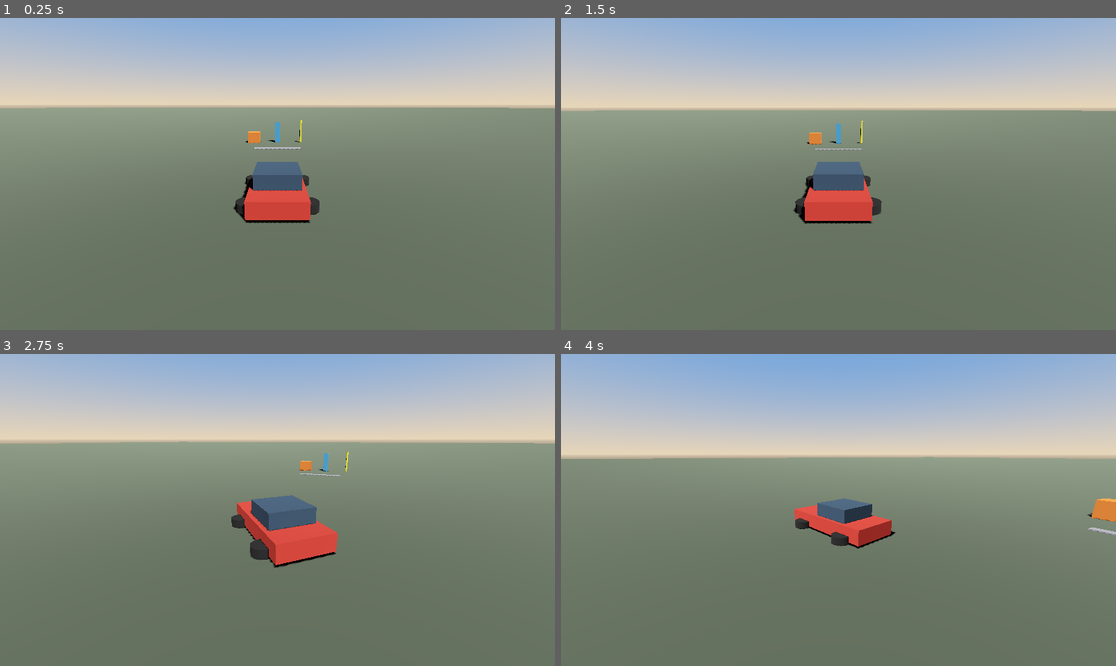
Above: before the commit, frames 1-4 (two rows, left to right).
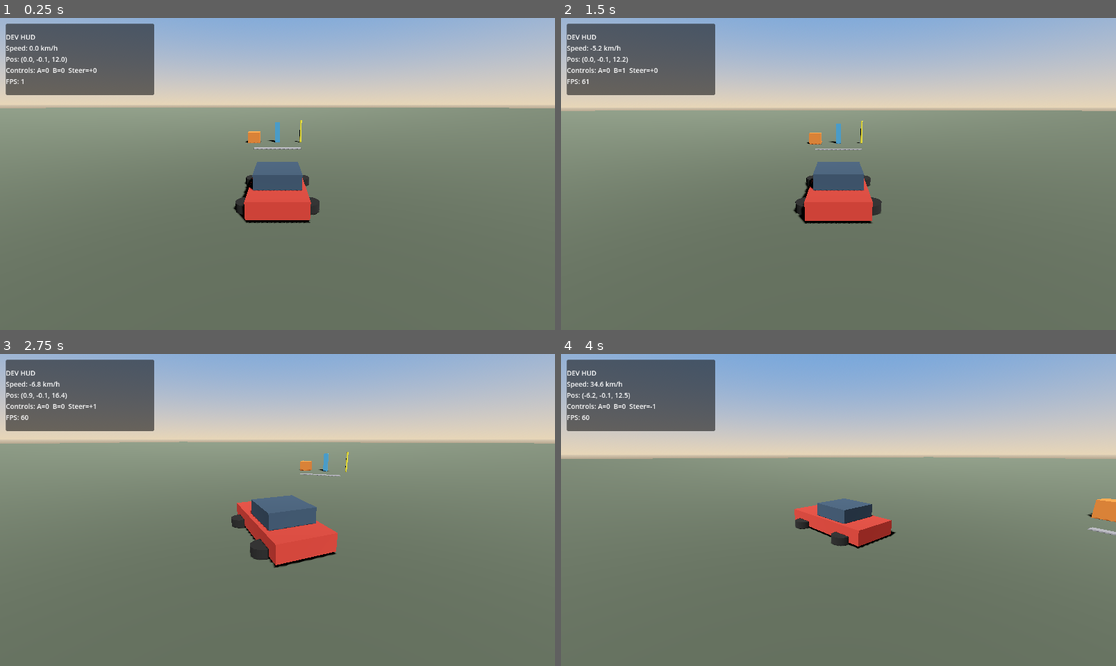
Above: after the commit, the same moments.

Repository: jacquesmoraes/moon-road
Game: Godot game, scene res://scenes/test/DrivingSandbox.tscn
Same seed, same stepped clock (60 frames per second), same inputs: the game is played once before the commit and once after it.
Inputs:
- Up to frame 1 (0.25 s): no input
- Up to frame 2 (1.5 s): tap Enter at 0.5 s; hold D (vehicle_right) 0.53-1.28 s; tap Space at 1.25 s; hold S (vehicle_brake) from 1.28 s (still down)
- Up to frame 3 (2.75 s): release S (vehicle_brake) at 2.03 s; hold D (vehicle_right) from 2.03 s (still down)
- Up to frame 4 (4 s): release D (vehicle_right) at 2.78 s; hold W (vehicle_accelerate) 2.78-3.53 s; hold A (vehicle_left) from 3.53 s (still down)

The runs differ from the first frame. In frame 1, 6.1% of the frame differs, in the area x 1-28%, y 1-25%; in frame 2, 6.1%; in frame 3, 6.1%; in frame 4, 6.1%.

Commit message:
feat: add basic driving debug HUD
Co-authored-by: jacquesbarrosmoraes <jacquesbarrosmoraes@gmail.com>

Diff:
--- a/scenes/test/DrivingSandbox.tscn
+++ b/scenes/test/DrivingSandbox.tscn
@@ -1,6 +1,7 @@
-[gd_scene load_steps=15 format=3 uid="uid://bterra_drive_sandbox"]
+[gd_scene load_steps=16 format=3 uid="uid://bterra_drive_sandbox"]
 
 [ext_resource type="PackedScene" uid="uid://bterra_player_vehicle" path="res://scenes/vehicles/PlayerVehicle.tscn" id="1_vehicle"]
+[ext_resource type="PackedScene" uid="uid://bterra_driving_debug_hud" path="res://scenes/ui/DrivingDebugHUD.tscn" id="2_hud"]
 
 [sub_resource type="ProceduralSkyMaterial" id="ProceduralSkyMaterial_sky"]
 sky_top_color = Color(0.28, 0.48, 0.78, 1)
@@ -101,3 +102,6 @@
 
 [node name="PlayerVehicle" parent="." instance=ExtResource("1_vehicle")]
 transform = Transform3D(1, 0, 0, 0, 1, 0, 0, 0, 1, 0, 0.2, 12)
+
+[node name="DrivingDebugHUD" parent="." instance=ExtResource("2_hud")]
+vehicle_path = NodePath("../PlayerVehicle")
--- /dev/null
+++ b/scenes/ui/DrivingDebugHUD.tscn
@@ -0,0 +1,26 @@
+[gd_scene load_steps=2 format=3 uid="uid://bterra_driving_debug_hud"]
+
+[ext_resource type="Script" path="res://scripts/ui/driving_debug_hud.gd" id="1_script"]
+
+[node name="DrivingDebugHUD" type="CanvasLayer"]
+layer = 100
+script = ExtResource("1_script")
+vehicle_path = NodePath("../PlayerVehicle")
+show_fps = true
+
+[node name="Margin" type="MarginContainer" parent="."]
+anchors_preset = 0
+offset_left = 12.0
+offset_top = 12.0
+offset_right = 320.0
+offset_bottom = 160.0
+theme_override_constants/margin_left = 0
+theme_override_constants/margin_top = 0
+
+[node name="Panel" type="PanelContainer" parent="Margin"]
+layout_mode = 2
+
+[node name="Label" type="Label" parent="Margin/Panel"]
+layout_mode = 2
+theme_override_font_sizes/font_size = 14
+text = "DEV HUD"
--- a/scripts/test/drive_smoke.gd
+++ b/scripts/test/drive_smoke.gd
@@ -16,6 +16,8 @@
 var _max_abs_speed: float = 0.0
 var _samples: int = 0
 var _camera_follow_ok: bool = false
+var _saw_speed_kmh: bool = false
+var _max_speed_kmh: float = 0.0
 
 
 func _initialize() -> void:
@@ -84,6 +86,13 @@
 	if _vehicle.has_method("get_signed_speed"):
 		speed = float(_vehicle.call("get_signed_speed"))
 	_max_abs_speed = maxf(_max_abs_speed, absf(speed))
+
+	if _vehicle.has_method("get_speed_kmh"):
+		var kmh := absf(float(_vehicle.call("get_speed_kmh")))
+		_max_speed_kmh = maxf(_max_speed_kmh, kmh)
+		# 10 m/s ~= 36 km/h; require meaningful reading while accelerating.
+		if kmh > 5.0:
+			_saw_speed_kmh = true
 
 	if not _vehicle.global_position.is_finite() or not _vehicle.velocity.is_finite() or not is_finite(speed):
 		push_error("drive_smoke: unstable at t=%.2f pos=%s vel=%s speed=%s" % [_elapsed, _vehicle.global_position, _vehicle.velocity, speed])
@@ -157,9 +166,26 @@
 		quit(1)
 		return
 
+	if not _saw_speed_kmh:
+		push_error("drive_smoke: get_speed_kmh never rose above 5 (max=%.2f)" % _max_speed_kmh)
+		quit(1)
+		return
+
+	var hud := root.find_child("DrivingDebugHUD", true, false)
+	if hud == null:
+		push_error("drive_smoke: DrivingDebugHUD not found")
+		quit(1)
+		return
+
+	var hud_label := hud.find_child("Label", true, false) as Label
+	if hud_label == null or not ("km/h" in hud_label.text):
+		push_error("drive_smoke: HUD label missing km/h text (got: %s)" % (hud_label.text if hud_label else "<null>"))
+		quit(1)
+		return
+
 	var cam_pos := _camera_rig.global_position if _camera_rig else Vector3.ZERO
 	print(
-		"drive_smoke: OK elapsed=%.1fs samples=%d pos=%s max_abs_speed=%.2f cam=%s"
-		% [_elapsed, _samples, origin, _max_abs_speed, cam_pos]
+		"drive_smoke: OK elapsed=%.1fs samples=%d pos=%s max_abs_speed=%.2f max_kmh=%.1f cam=%s"
+		% [_elapsed, _samples, origin, _max_abs_speed, _max_speed_kmh, cam_pos]
 	)
 	quit(0)
--- /dev/null
+++ b/scripts/ui/driving_debug_hud.gd
@@ -0,0 +1,48 @@
+extends CanvasLayer
+## Development-only driving HUD. Reads vehicle public data; never controls the vehicle.
+
+@export var vehicle_path: NodePath = NodePath("../PlayerVehicle")
+@export var show_fps: bool = true
+
+@onready var _label: Label = $Margin/Panel/Label
+
+var _vehicle: Node3D
+
+
+func _ready() -> void:
+	_resolve_vehicle()
+
+
+func _process(_delta: float) -> void:
+	if _vehicle == null or not is_instance_valid(_vehicle):
+		_resolve_vehicle()
+		if _vehicle == null:
+			_label.text = "DrivingDebugHUD: no vehicle"
+			return
+
+	var speed_kmh := 0.0
+	if _vehicle.has_method("get_speed_kmh"):
+		speed_kmh = float(_vehicle.call("get_speed_kmh"))
+
+	var pos := _vehicle.global_position
+	var accel := Input.get_action_strength("vehicle_accelerate")
+	var brake := Input.get_action_strength("vehicle_brake")
+	var steer := Input.get_axis("vehicle_left", "vehicle_right")
+
+	var lines: PackedStringArray = [
+		"DEV HUD",
+		"Speed: %.1f km/h" % speed_kmh,
+		"Pos: (%.1f, %.1f, %.1f)" % [pos.x, pos.y, pos.z],
+		"Controls: A=%.0f  B=%.0f  Steer=%+.0f" % [accel, brake, steer],
+	]
+	if show_fps:
+		lines.append("FPS: %d" % Engine.get_frames_per_second())
+
+	_label.text = "\n".join(lines)
+
+
+func _resolve_vehicle() -> void:
+	if vehicle_path != NodePath():
+		_vehicle = get_node_or_null(vehicle_path) as Node3D
+	if _vehicle == null:
+		_vehicle = get_tree().current_scene.find_child("PlayerVehicle", true, false) as Node3D
--- a/scripts/vehicles/player_vehicle.gd
+++ b/scripts/vehicles/player_vehicle.gd
@@ -13,6 +13,7 @@
 const GRAVITY: float = 24.0
 const REVERSE_SPEED_FACTOR: float = 0.4
 const STEER_SPEED_REF: float = 8.0
+const MS_TO_KMH: float = 3.6
 
 
 func _physics_process(delta: float) -> void:
@@ -79,3 +80,8 @@
 
 func get_signed_speed() -> float:
 	return _speed
+
+
+## Speed in km/h (signed: negative while reversing). Assumes 1 world unit = 1 meter.
+func get_speed_kmh() -> float:
+	return _speed * MS_TO_KMH
Not shown, added: scripts/ui/driving_debug_hud.gd.uid
Not shown, changed: README.md
Not shown, removed: scenes/ui/.gdkeep
Not shown, removed: scripts/ui/.gdkeep
